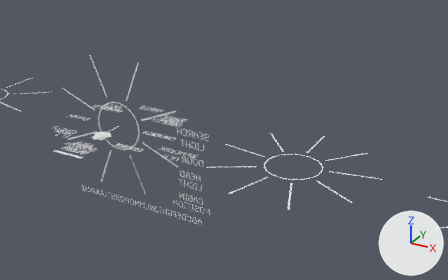
Renders of the FBX model SF-1/Models/MFD/MFD.fbx from each side of a commit.
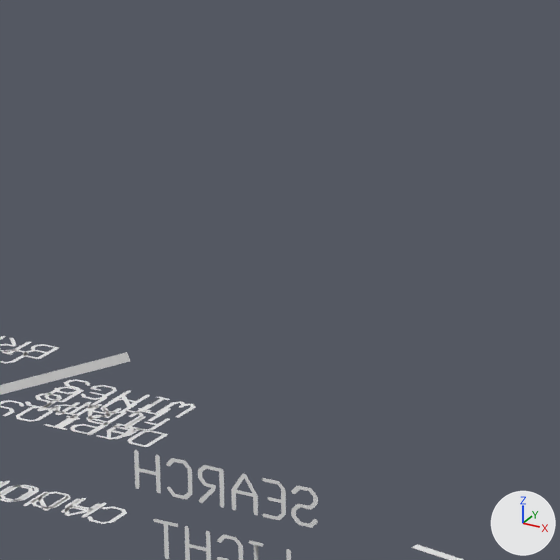
There are two pictures of each version: one from a 50 mm lens placed at (1.461, -1.199, 2.627), pointed at (0.807, -0.009, 2.032), one close up on the part from 34% to 56% of the width and 18% to 52% of the height. The lights are fixed; the arrows at lower right show +X, +Y and +Z. Where no turn or scale is listed for an object, it has been applied to the vertices.

Names of what the first close-up shows: 'MFD_ALTHOLD', 'MFD_DEPLOYWINGS', 'MFD_FLAPS', 'MFD_SEARCHLIGHT', 'StickDisplay'.
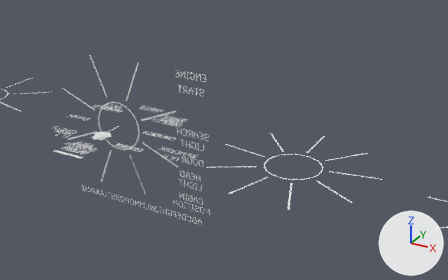
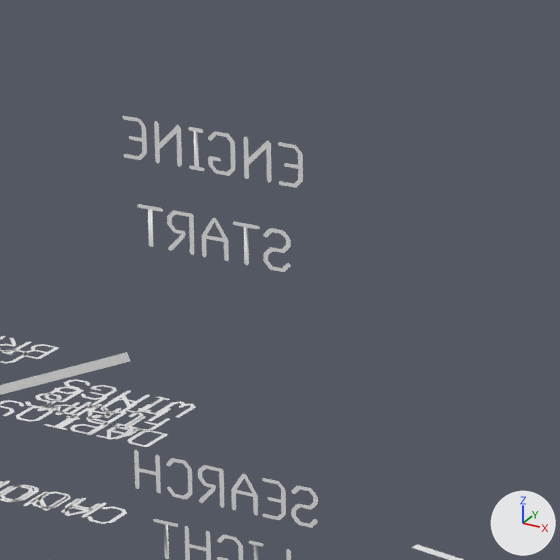
Location of each change, [x1, y1, x2, y2] in pixels of the close-ups (560 x 560 px):
'MFD_ENGINESTART', added
    after: [122, 116, 303, 272]

The change, as a list of edits to the scene's bpy script:
```text
Add me_text_025:
    me_text_025.from_pydata(...)  # 315 vertices, 295 faces; spans x -0.0451..0.0416, y 0.0, z -0.0298..0.0259
Add ob_mfd_enginestart:
    ob_mfd_enginestart = bpy.data.objects.new('MFD_ENGINESTART', me_text_025)
    ob_mfd_enginestart.location = (0.7126, 0.0, 2.1576)
```
